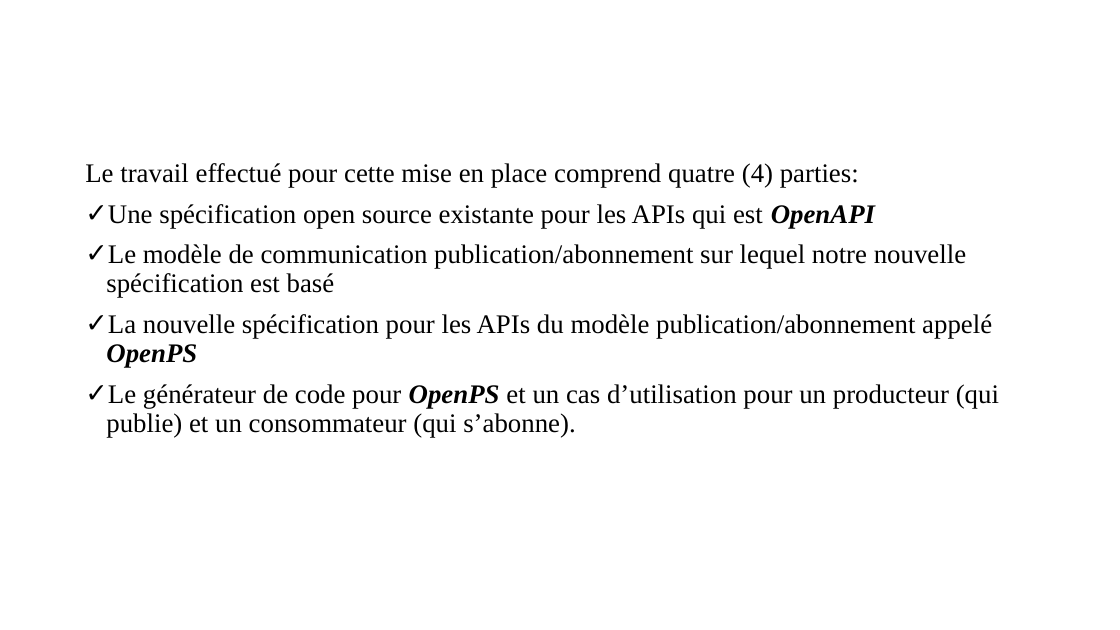
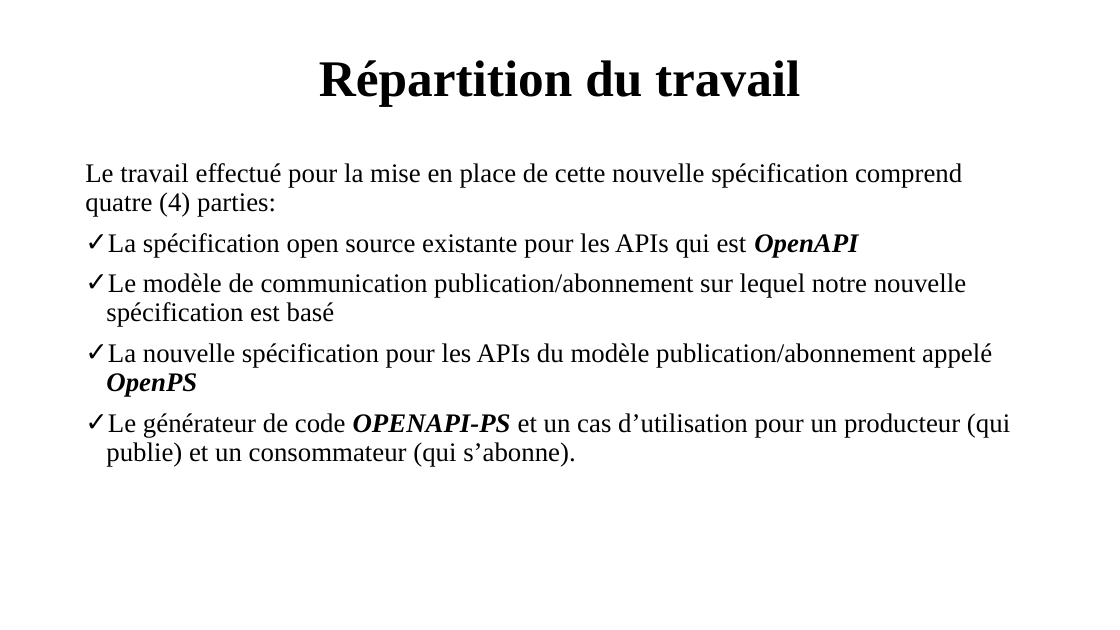
Before and after one commit to OA-Souleymane/MyGitHub-Files, a slide deck: slide 3 of Chapitres/presentationMemoire.pptx. Drawn at 1120x630 pixels with LibreOffice and Linux fonts; fonts in the diff are those of the drawing. Boxes give left, top, right and bottom in pixels: in the first picture for what was removed or moved away, otherwise in the second. Text is boxed around its words. In the diff, an @@ line names an element or a change of style, - is before the commit and + after.

```diff
--- a/Chapitres/presentationMemoire.pptx
+++ b/Chapitres/presentationMemoire.pptx
@@ title added at (x1=319, y1=60, x2=800, y2=107), 44 pt, text #000000, bold @@
+Répartition du travail
@@ text at (x1=85, y1=163, x2=962, y2=257): text changed @@
-Le travail effectué pour cette mise en place comprend quatre (4) parties:
-✓ Une spécification open source existante pour les APIs qui est OpenAPI
+Le travail effectué pour la mise en place de cette nouvelle spécification comprend quatre (4) parties:
+✓ La spécification open source existante pour les APIs qui est OpenAPI
@@ text at (x1=106, y1=413, x2=1010, y2=466): text changed @@
-✓ Le générateur de code pour OpenPS et un cas d’utilisation pour un producteur (qui publie) et un consommateur (qui s’abonne).
+✓ Le générateur de code OPENAPI-PS et un cas d’utilisation pour un producteur (qui publie) et un consommateur (qui s’abonne).
```
Also in this commit, not shown: 8 other slides changed, 2 slides added, 1 slide removed.
